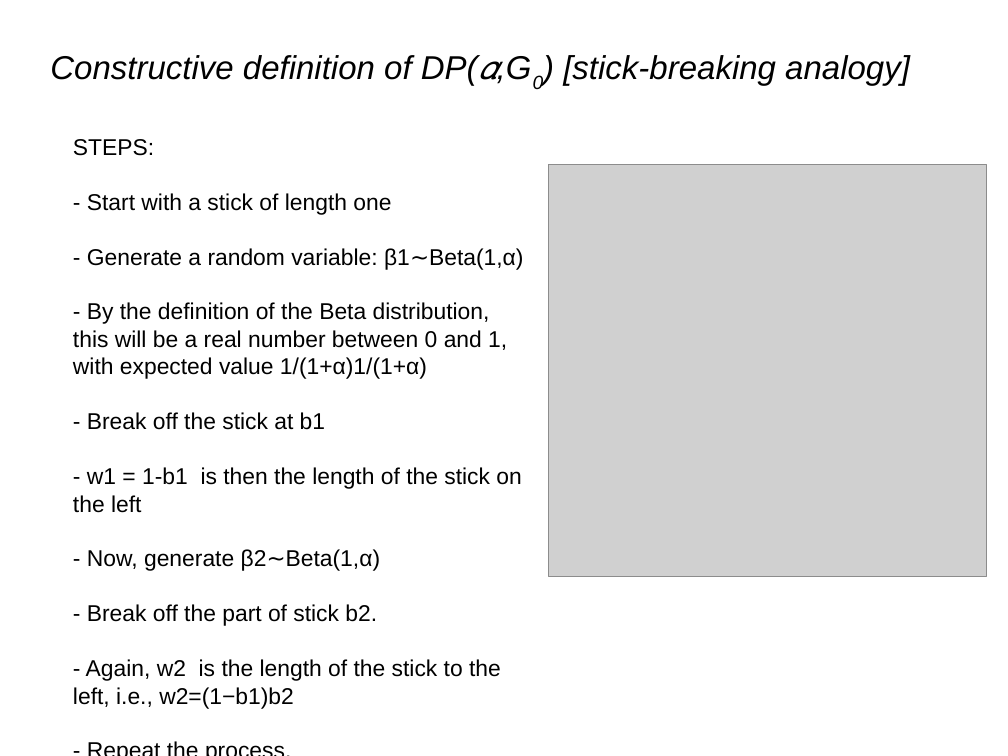
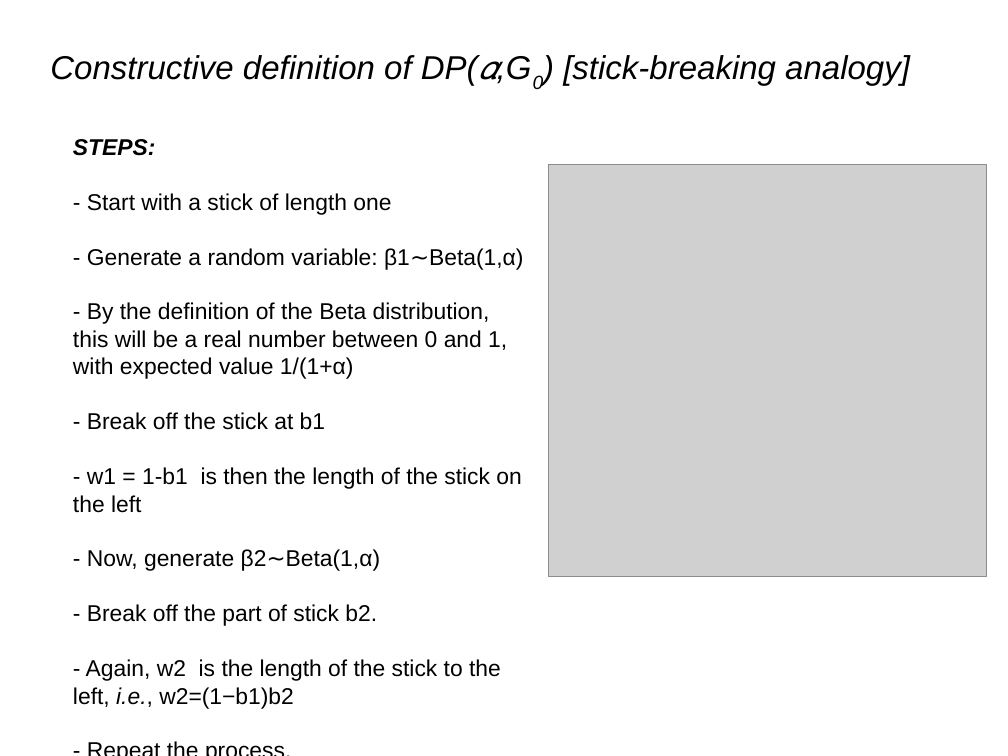
Before and after one commit to afcarl/Dirichlet_Processes, a slide deck: slide 10 of version_2.odp. Drawn at 1008x756 pixels with LibreOffice and Linux fonts; fonts in the diff are those of the drawing; grey boxes stand for pictures. Boxes give left, top, right and bottom in pixels: in the first picture for what was removed or moved away, otherwise in the second. Text is boxed around its words. In the diff, an @@ line names an element or a change of style, - is before the commit and + after.

Commit message:
fixed minor formatting

```diff
--- a/version_2.odp
+++ b/version_2.odp
@@ text at (73, 139, 501, 709): bold on in "STEPS:"; italic on in "STEPS:", "i.e.," @@
@@ text at (73, 302, 507, 379): text changed @@
-- By the definition of the Beta distribution, this will be a real number between 0 and 1, with expected value 1/(1+α)1/(1+α)
+- By the definition of the Beta distribution, this will be a real number between 0 and 1, with expected value 1/(1+α)
```
Also in this commit, not shown: 11 other slides changed, 1 slide added, 1 slide removed.
